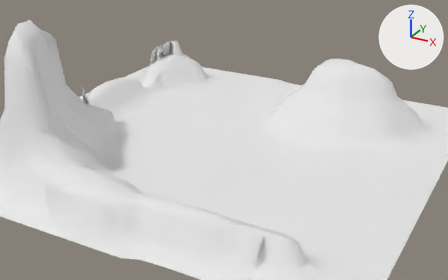
Renders of the OBJ model models/terrain/terrain.obj from each side of a commit.
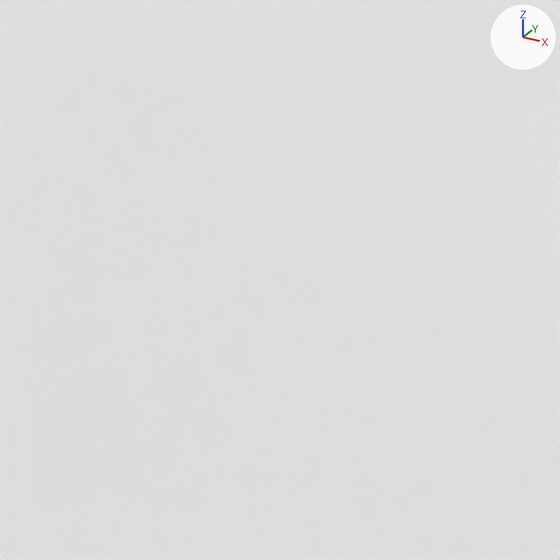
Each version appears first from a camera (50 mm lens) standing at (5.23, -9.28, 4.69) and looking at (0.07, 0.1, 0.0), and next in a close-up on the part from 43% to 55% of the width and 38% to 58% of the height. Lighting does not change. The marker at upper right points along +X, +Y and +Z. The older version's two pictures come first. Where no turn or scale is listed for an object, it has been applied to the vertices.

Script lines for the objects in view, before the commit:
```python
me_plane = bpy.data.meshes.new('Plane')
me_plane.from_pydata(...)  # 1316 vertices, 1246 faces, 4 loose edges; spans x -3.93..3.93, y -3.93..3.93, z 0.0..2.39
me_plane.materials.append(mat_material)  # white #e7e7e7
ob_plane = bpy.data.objects.new('Plane', me_plane)
ob_plane.location = (0.0, 0.0, 0.0)
```
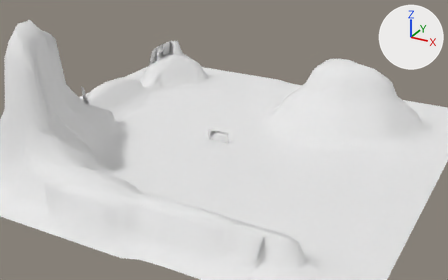
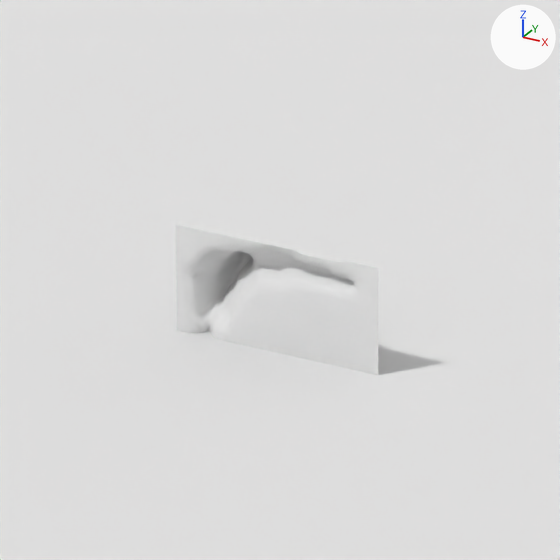
The newer file is also rescaled (x18.17), turned or shifted as a whole; pictures and numbers use the older file's frame.

Edits to the bpy script that builds the scene:
```text
Add mat_material_001:
    mat_material_001 = principled_material('Material.001')
    mat_material_001.base_color = (0.8, 0.8, 0.8)  # white #e7e7e7
    mat_material_001.roughness = 1.0
Add me_plane_001:
    me_plane_001.from_pydata(...)  # 1316 vertices, 1246 faces, 4 loose edges; spans x -0.216..0.216, y 0.0..0.132, z -0.216..0.216
    me_plane_001.materials.append(mat_material_001)  # white #e7e7e7
Add ob_plane_001:
    ob_plane_001 = bpy.data.objects.new('Plane.001', me_plane_001)
    ob_plane_001.location = (0.0, 0.0, 0.0)
```

Pixel boxes (x1, y1, x2, y2) of what changed, in the close-ups (560 x 560 px):
'Plane.001', added: after (176, 225, 379, 375)
